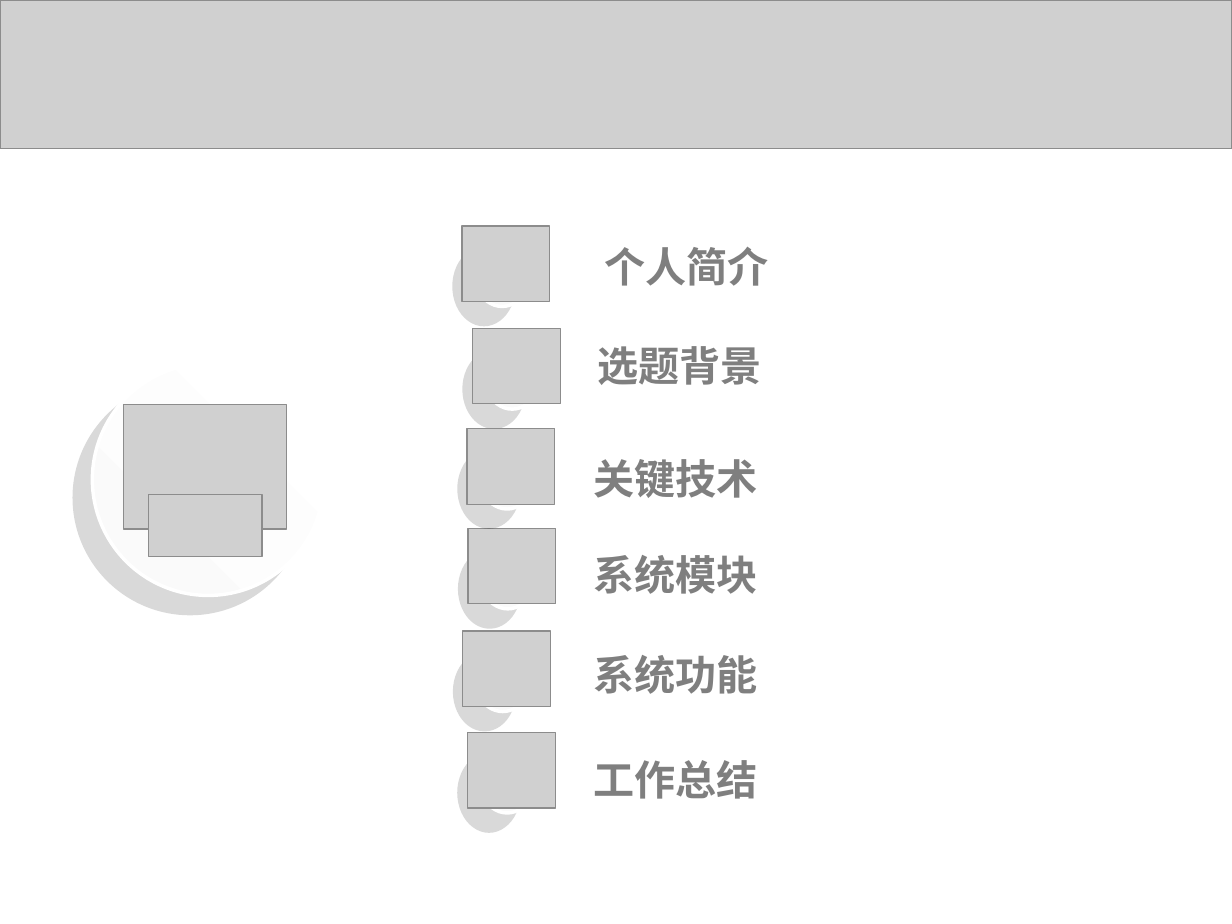
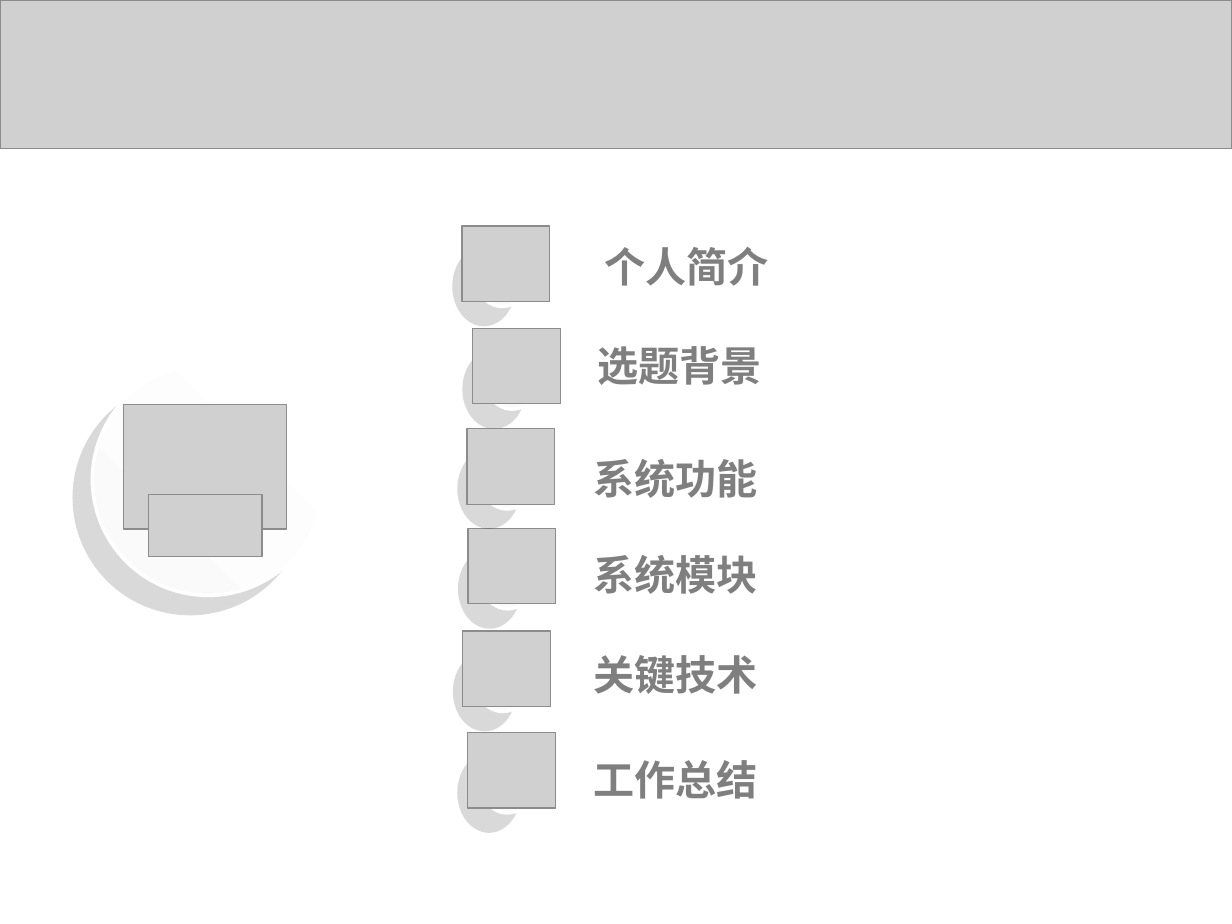
Before and after one commit to liaoliaoanxiao/mediumRepy, a slide deck: slide 2 of 论文/SA14226355孙君伟答辩.ppt. Drawn at 1232x924 pixels with LibreOffice and Linux fonts; fonts in the diff are those of the drawing; grey boxes stand for pictures. Boxes give left, top, right and bottom in pixels: in the first picture for what was removed or moved away, otherwise in the second. Text is boxed around its words. In the diff, an @@ line names an element or a change of style, - is before the commit and + after.

```diff
--- a/论文/SA14226355孙君伟答辩.ppt
+++ b/论文/SA14226355孙君伟答辩.ppt
@@ text at (594,459,758,498): text changed; font Noto Sans CJK SC to Arial @@
-关键技术
+系统功能
@@ text at (594,655,758,694): text changed @@
-系统功能
+关键技术
```
Also in this commit, not shown: 2 other slides changed, 2 slides added, 2 slides removed.
